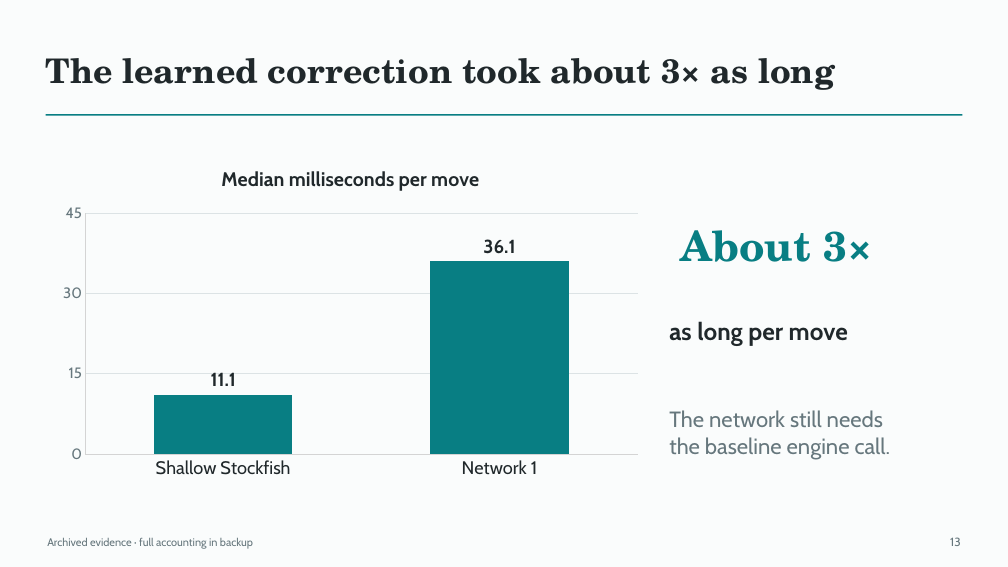
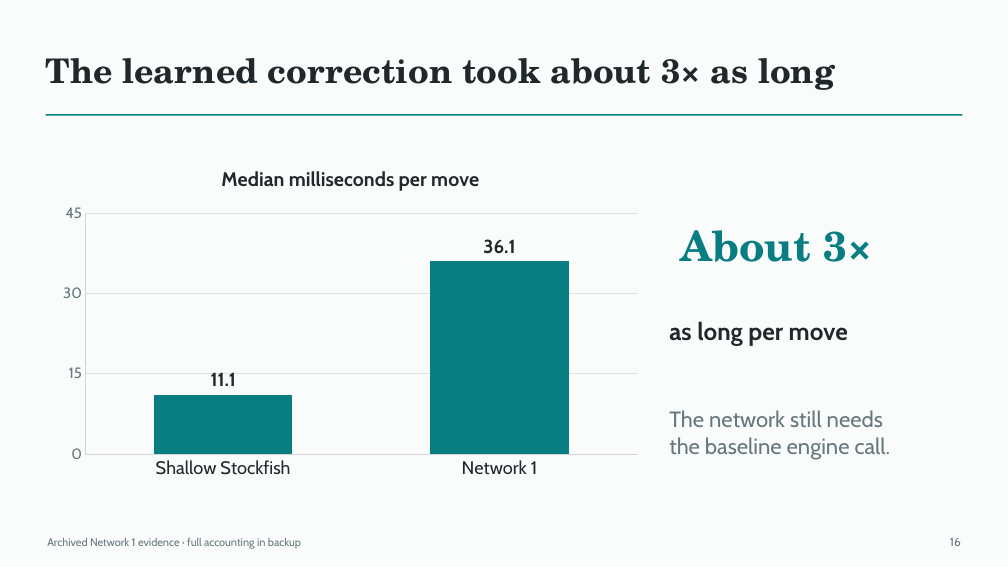
Before and after one commit to Mr-Teal/CS5446_project, a slide deck: slide 16 of docs/drafts/presentation-draft.pptx (slide 13 before the commit). Drawn at 1008x567 pixels with LibreOffice and Linux fonts; fonts in the diff are those of the drawing. Boxes give left, top, right and bottom in pixels: in the first picture for what was removed or moved away, otherwise in the second. Text is boxed around its words. In the diff, an @@ line names an element or a change of style, - is before the commit and + after.

```diff
--- a/docs/drafts/presentation-draft.pptx
+++ b/docs/drafts/presentation-draft.pptx
@@ text at [47,538,301,549]: text changed @@
-Archived evidence · full accounting in backup
+Archived Network 1 evidence · full accounting in backup
@@ text at [950,538,961,546]: text changed @@
-13
+16
```
Also in this commit, not shown: 10 other slides changed, 3 slides added, 3 other files.
